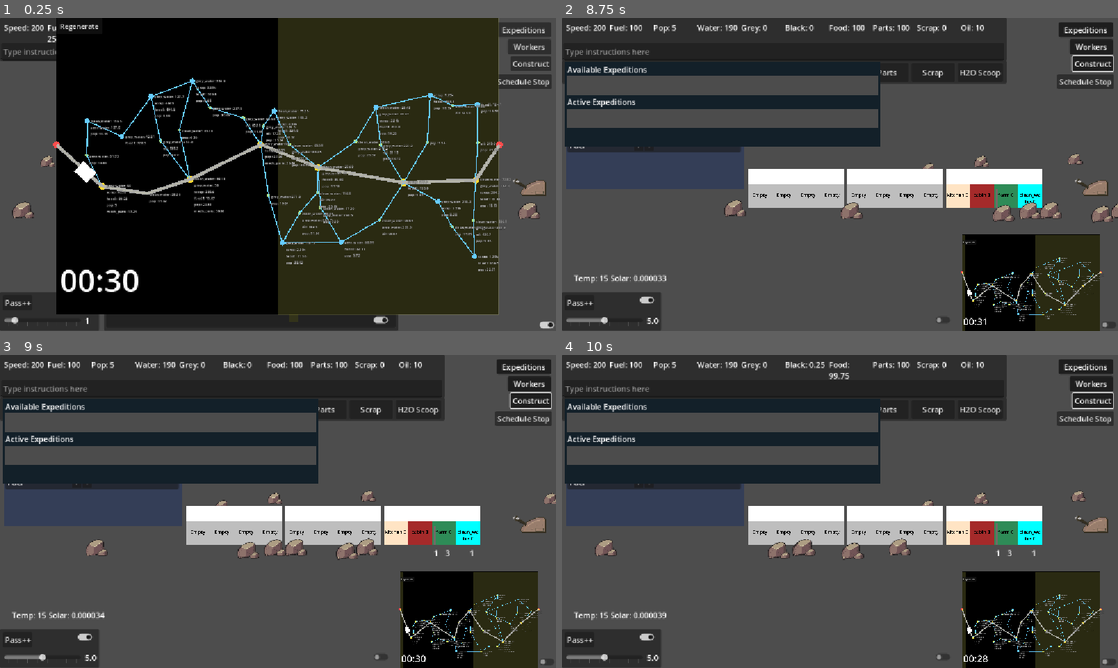
Above: before the commit, frames 1-4 (two rows, left to right).
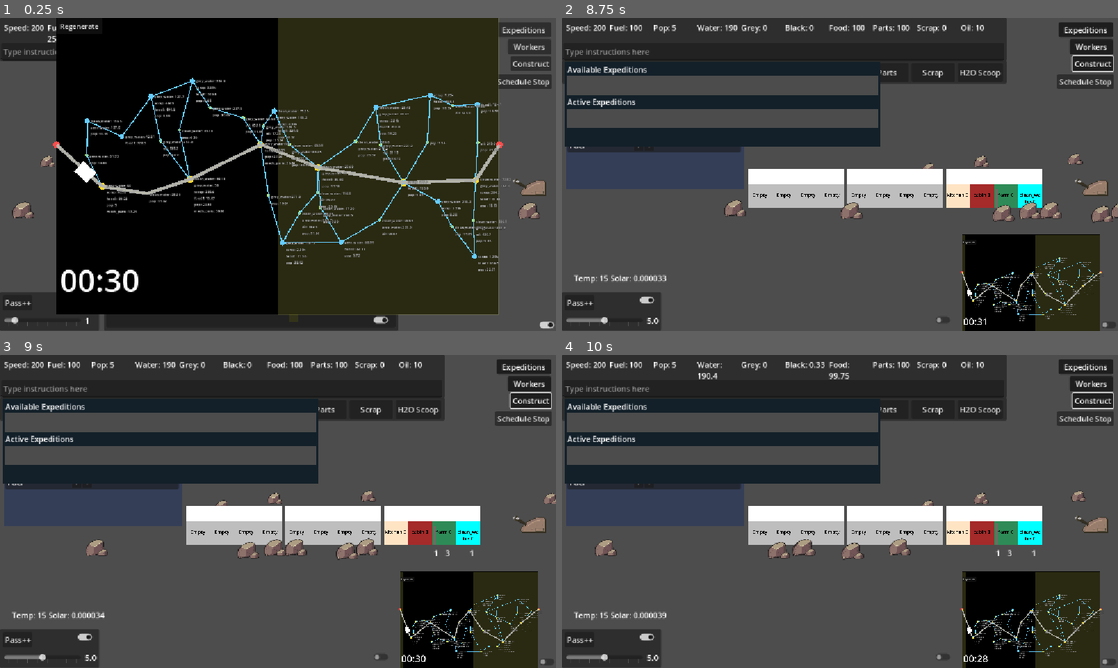
Above: after the commit, the same moments.

Repository: Sphinx111/ed_and_morgs_train_builder
Game: Godot game, scene res://Scenes/traincar.tscn
Same seed, same stepped clock (60 frames per second), same inputs: the game is played once before the commit and once after it.
Inputs (mouse positions are in pixels of both pictures, inside the frame that each line leads up to):
- Up to frame 1 (0.25 s): no input
- Up to frame 2 (8.75 s): click (784, 52) at 0.52 s; type "12" at 0.6 s; click "Workers" at 1.25 s; click "Regenerate" at 2 s; click "Pass++" at 2.75 s; click (1106, 324) at 3.5 s; click (940, 321) at 4.25 s; click (645, 299) at 5 s; click "Expeditions" at 5.75 s; click "Optimistic - This will be a n…" at 6.5 s; click "Continue" at 7.25 s; click "Construct" at 8 s
- Up to frame 3 (9 s): click "Cabin" at 8.75 s
- Up to frame 4 (10 s): click "Water" at 9.5 s

Frames 1-3 are identical in both runs. In frame 4, less than 0.1% of the frame differs, in the area x 24-48%, y 2-8%.

Commit message:
added water_content to passengers and food

Diff:
--- a/Modules/Services/ServiceProvider.gd
+++ b/Modules/Services/ServiceProvider.gd
@@ -70,8 +70,12 @@
 	if percent_to_fulfill == 0.0:
 		return Globals.NO_RESOURCES
 
-	_spend_resources(train, percent_to_fulfill, amount_wanted)
-	_output_waste(train, percent_to_fulfill, amount_wanted)
+	var water_content_added : float = _spend_resources(train, percent_to_fulfill, amount_wanted)
+	customer.adjust_water_content(water_content_added)
+	if waste_type_1 != null && waste_type_1.type_name == "black_water":
+		_output_water_waste(train, customer)
+	else:
+		_output_waste(train, percent_to_fulfill, amount_wanted)
 	var remaining_need := customer.adjust_need(output_need, amount_wanted * percent_to_fulfill)
 
 	if remaining_need == 0.0:
@@ -91,13 +95,25 @@
 	return min(res_available / res_wanted, 1.0)
 
 
-func _spend_resources(train: Train, percent_to_spend: float, amount_served: float) -> void:
+func _spend_resources(train: Train, percent_to_spend: float, amount_served: float) -> float:
 	if input_type_1 != null:
-		train.add_res(input_type_1.type_name, -1 * input1_needed * percent_to_spend * amount_served)
-		if input_type_2 != null:
-			train.add_res(input_type_2.type_name, -1 * input2_needed * percent_to_spend * amount_served)
+		var amount_to_spend : float = input1_needed * percent_to_spend * amount_served
+		train.add_res(input_type_1.type_name, -1 * amount_to_spend)
+		return amount_to_spend * input_type_1.water_content
+	elif input_type_2 != null:
+		var amount_to_spend : float = input2_needed * percent_to_spend * amount_served
+		train.add_res(input_type_2.type_name, -1 * input2_needed * percent_to_spend * amount_served)
+		return amount_to_spend * input_type_2.water_content
+	return 0.0
 
 
 func _output_waste(train: Train, percent_to_produce: float, amount_served: float) -> void:
 	if waste_type_1 != null:
 		train.add_res(waste_type_1.type_name, waste1_produced * percent_to_produce * amount_served)
+
+func _output_water_waste(train : Train, customer : Passenger) -> void:
+	if waste_type_1.type_name != "black_water":
+		push_error("_output_water_waste used by wrong module type")
+	if customer.water_content > 0.0:
+		train.add_res(waste_type_1.type_name, customer.water_content)
+		customer.adjust_water_content(-1 * customer.water_content)
--- a/ResourceTypes/ResourceType.gd
+++ b/ResourceTypes/ResourceType.gd
@@ -8,3 +8,4 @@
 @export var is_integer: bool = false
 @export var iconTexture: Texture2D
 @export var iconModulate: Color = Color.WHITE
+@export var water_content: float = 0.0
--- a/ResourceTypes/black_water.tres
+++ b/ResourceTypes/black_water.tres
@@ -10,3 +10,4 @@
 category = "water"
 iconTexture = ExtResource("2_icon")
 iconModulate = Color(0.25, 0.15, 0.1, 1)
+water_content = 1.0
--- a/ResourceTypes/clean_water.tres
+++ b/ResourceTypes/clean_water.tres
@@ -10,3 +10,4 @@
 category = "water"
 iconTexture = ExtResource("2_icon")
 iconModulate = Color(0, 0.85795265, 0.8439528, 1)
+water_content = 1.0
--- a/ResourceTypes/food1.tres
+++ b/ResourceTypes/food1.tres
@@ -10,3 +10,4 @@
 category = "food"
 iconTexture = ExtResource("2_icon")
 iconModulate = Color(0.545098, 0.270588, 0.0745098, 1)
+water_content = 2.0
--- a/ResourceTypes/food2.tres
+++ b/ResourceTypes/food2.tres
@@ -10,3 +10,4 @@
 category = "food"
 iconTexture = ExtResource("2_icon")
 iconModulate = Color(0.24943626, 0.57381856, 3.85046e-07, 1)
+water_content = 1.0
--- a/ResourceTypes/grey_water.tres
+++ b/ResourceTypes/grey_water.tres
@@ -9,3 +9,4 @@
 display_name = "Grey Water"
 category = "water"
 iconTexture = ExtResource("2_icon")
+water_content = 1.0
--- a/passenger.gd
+++ b/passenger.gd
@@ -26,6 +26,7 @@
 var foodsEaten = {
 	"food1" : 0
 }
+var water_content : float = 0.0
 
 var displayNeeds : bool = false
 var displayNeedsScene : PackedScene = preload("res://Scenes/passenger_panel.tscn")
@@ -76,6 +77,7 @@
 func _init_random_needs():
 	for key in needs:
 		needs[key] = randf_range(0.0, 0.5)
+	water_content = randf_range(0.0, 0.5)
 
 func _process(delta: float) -> void:
 	if is_in_module or is_on_expedition:
@@ -312,6 +314,12 @@
 	needs[type] = max(needs[type] - amount, 0)
 	return needs[type]
 
+# adjust the water_content, and return the new value
+func adjust_water_content(amount : float) -> float:
+	water_content += amount
+	return water_content
+
+
 func new_thought(text : String):
 	if thoughts.size() > 0 and thoughts.get(thoughts.size() - 1) == text:
 		return
